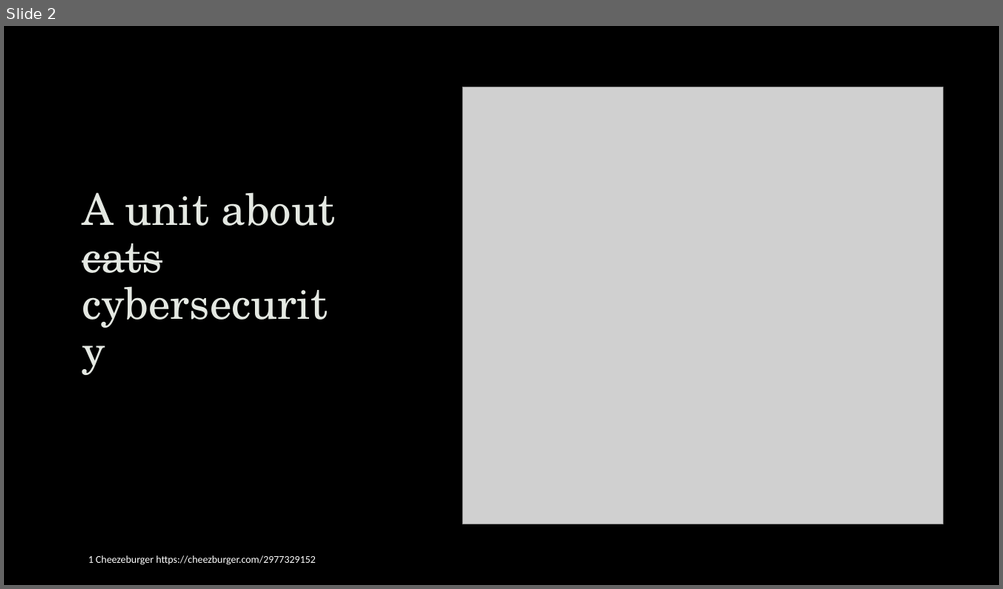
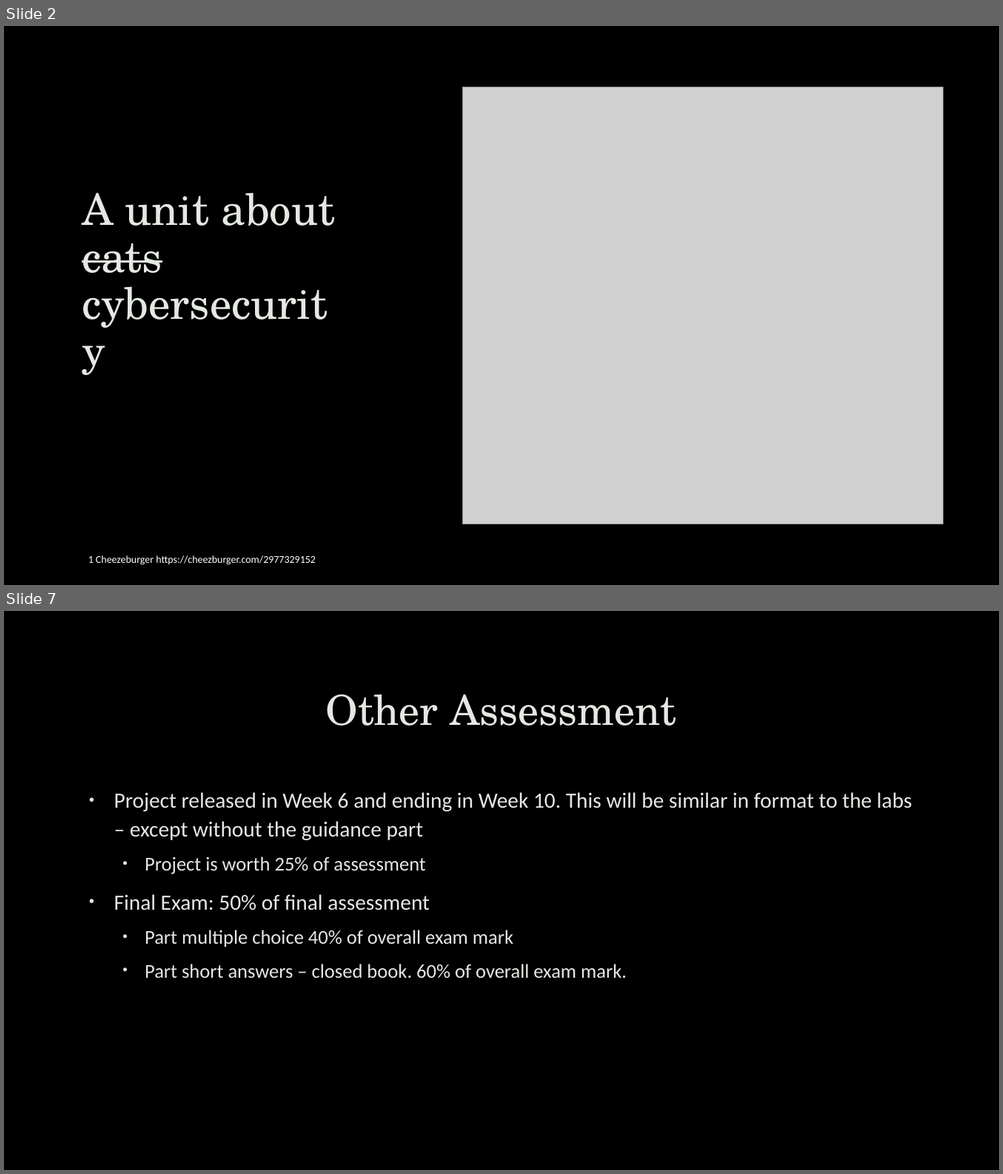
Before and after one commit to uwacsp/cits1003, a slide deck: Lectures/CITS1003-1 Overview.pptx. Shown one above the other, each under a label of ours: slide 2 before the commit, slides 2 and 7 after it; the slides between them are not shown. The pictures are 1003x589 and 1003x1174 pixels, drawn with LibreOffice and Linux fonts; fonts in the diff are those of the drawing; grey boxes stand for pictures; background and template pictures are left out. Boxes give left, top, right and bottom in pixels: in the first picture for what was removed or moved away, otherwise in the second. Text is boxed around its words. In the diff, an @@ line names an element or a change of style, - is before the commit and + after.

```diff
--- a/Lectures/CITS1003-1 Overview.pptx
+++ b/Lectures/CITS1003-1 Overview.pptx
@@ slide 7 added at (x1=4, y1=611, x2=999, y2=1170), background picture (left out) @@
@@ title added at (x1=326, y1=694, x2=676, y2=726), 40 pt, text #E4E8E2 @@
+Other Assessment
@@ text added at (x1=114, y1=792, x2=912, y2=979), 21 pt, text #E4E8E2 @@
+• Project released in Week 6 and ending in Week 10. This will be similar in format to the labs – except without the guidance part
+  • Project is worth 25% of assessment
+• Final Exam: 50% of final assessment
+  • Part multiple choice 40% of overall exam mark
+  • Part short answers – closed book. 60% of overall exam mark.
```
Also in this commit, not shown: 3 slides changed, 3 other slides added, 4 slides removed.
